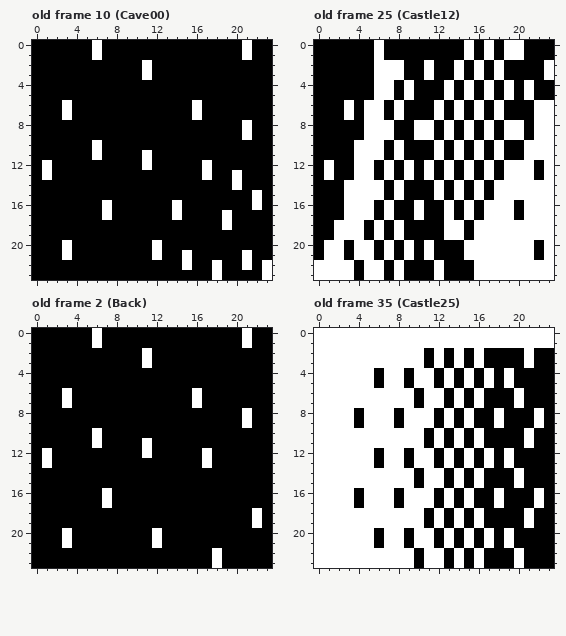
Pixel-art file -- res/images/tileset.ase. Above, as it was before the edit.
24x24 pixels, 52 frames. Shown: old frame 10 (Cave00), old frame 25 (Castle12), old frame 2 (Back), old frame 35 (Castle25). The commit also changed other frames, which this record leaves out.
New version:
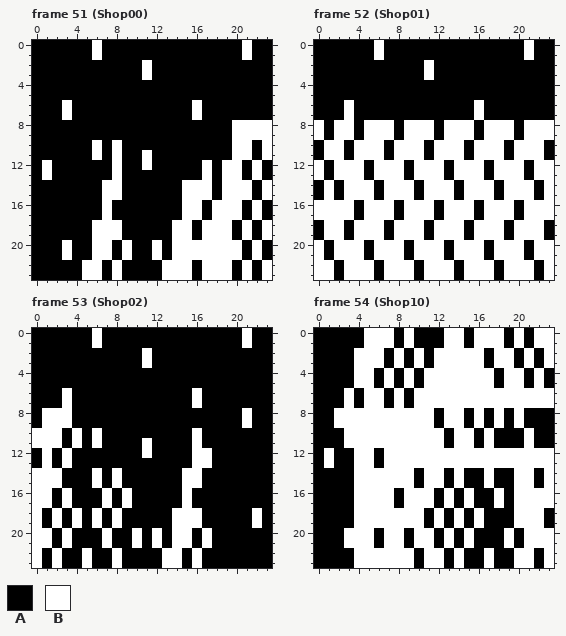
Palette (. is transparent): A #000000  B #ffffff
A new or re-ordered frame is compared with the old frame closest to it.
Changes in this commit:
frames 52 -> 60
Frame 51 (Shop00) is new; against old frame 10 (Cave00), layer "Layer 2":
y 8..9: x 20 A -> B; x 22..23 AA -> BB
y 10..11: x 8 A -> B; x 20..21 AA -> BB; x 23 A -> B
y 12: x 8 A -> B; x 19..20 AA -> BB; x 22 A -> B
y 13: x 8 A -> B; x 19 A -> B; x 22 A -> B
y 14: x 7..8 AA -> BB; x 15..17 AAA -> BBB; x 19 A -> B; x 21 A -> B; x 23 A -> B
y 15: x 7..8 AA -> BB; x 15..17 AAA -> BBB; x 19..23 AAABA -> BBBAB
y 16: x 14..16 BAA -> ABB; x 18..20 AAA -> BBB
y 17: x 14..16 BAA -> ABB; x 18 A -> B; x 20 A -> B; x 22 A -> B
y 18: x 6..8 AAA -> BBB; x 14..15 AA -> BB; x 17..18 AA -> BB; x 21 A -> B; x 23 A -> B
y 19: x 6..8 AAA -> BBB; x 14..15 AA -> BB; x 17..19 AAA -> BBB; x 21 A -> B; x 23 A -> B
y 20: x 6..7 AA -> BB; x 9 A -> B; x 14..20 AAAAAAA -> BBBBBBB; x 22 A -> B
y 21: x 6..7 AA -> BB; x 9 A -> B; x 14 A -> B; x 16..22 AAAAABA -> BBBBBAB
y 22: x 5..6 AA -> BB; x 8 A -> B; x 13..14 AA -> BB; x 17 A -> B; x 19 A -> B
y 23: x 5..6 AA -> BB; x 8 A -> B; x 13..15 AAA -> BBB; x 17 A -> B; x 19 A -> B; x 21 A -> B
Frame 52 (Shop01) is new; against old frame 25 (Castle12), layer "Layer 2":
y 0..1: x 15 B -> A; x 17 B -> A; x 19..21 BBA -> AAB
y 2..3: x 6..8 BBB -> AAA; x 14 B -> A; x 16 B -> A; x 18 B -> A; x 23 B -> A
y 4..5: x 6..7 BB -> AA; x 9 B -> A; x 13 B -> A; x 15 B -> A; x 17 B -> A; x 19 B -> A; x 21 B -> A
y 6..7: x 5..6 BB -> AA; x 8 B -> A; x 12 B -> A; x 14 B -> A; x 18 B -> A; x 22..23 BB -> AA
y 8..9: x 0 A -> B; x 2..3 AA -> BB; x 9 A -> B; x 14 A -> B; x 18 A -> B; x 20..21 BA -> AB
y 10..11: x 1..2 AA -> BB; x 9..10 AA -> BB; x 13 A -> B; x 17 A -> B; x 20 A -> B; x 23 B -> A
y 12..13: x 0..3 ABAA -> BABB; x 5..6 BA -> AB; x 8..10 ABA -> BAB; x 12..14 ABA -> BAB; x 16..18 ABA -> BAB; x 21..22 BA -> AB
y 14..15: x 1 A -> B; x 6..7 BA -> AB; x 9 A -> B; x 11 A -> B; x 13..15 ABA -> BAB; x 17..18 AB -> BA; x 22 B -> A
y 16..17: x 0..2 AAA -> BBB; x 4 B -> A; x 6 A -> B; x 9 A -> B; x 11 A -> B; x 14 A -> B
y 18..19: x 1 A -> B; x 3 B -> A; x 5 A -> B; x 9..10 AA -> BB; x 12 A -> B; x 19 B -> A; x 23 B -> A
y 20..21: x 0..1 AB -> BA; x 3 A -> B; x 5..6 BA -> AB; x 8..10 ABA -> BAB; x 12 A -> B; x 14 A -> B; x 17 B -> A; x 21..22 BA -> AB
y 22..23: x 2 B -> A; x 4 A -> B; x 6..7 BA -> AB; x 9 A -> B; x 11 A -> B; x 13 A -> B; x 15 A -> B; x 18 B -> A; x 22 B -> A
Frame 53 (Shop02) is new; against old frame 2 (Back), layer "Layer 2":
y 8..9: x 1..3 AAA -> BBB
y 10..11: x 0..2 AAA -> BBB; x 4 A -> B; x 16 A -> B
y 12..13: x 3 A -> B; x 16 A -> B
y 14..15: x 0..2 AAA -> BBB; x 6 A -> B; x 8 A -> B; x 15..16 AA -> BB
y 16..17: x 0..1 AA -> BB; x 3 A -> B; x 9 A -> B; x 15 A -> B
y 18..19: x 0 A -> B; x 2 A -> B; x 4 A -> B; x 6 A -> B; x 8 A -> B; x 14..16 AAA -> BBB
y 20..21: x 0..1 AA -> BB; x 7 A -> B; x 10 A -> B; x 14..15 AA -> BB; x 17 A -> B
y 22..23: x 0 A -> B; x 2 A -> B; x 5 A -> B; x 8 A -> B; x 13..14 AA -> BB; x 16 A -> B; x 18 B -> A
Frame 54 (Shop10) is new; against old frame 35 (Castle25), layer "Layer 2":
y 0..1: x 0..4 BBBBB -> AAAAA; x 8 B -> A; x 10..12 BBB -> AAA; x 15 B -> A; x 19 B -> A; x 21 B -> A
y 2..3: x 0..3 BBBB -> AAAA; x 7 B -> A; x 9 B -> A; x 13 A -> B; x 15 A -> B; x 18..19 AA -> BB; x 23 A -> B
y 4..5: x 0..3 BBBB -> AAAA; x 8..10 BAB -> ABA; x 12 A -> B; x 14 A -> B; x 16 A -> B; x 20 A -> B; x 22 A -> B
y 6..7: x 0..2 BBB -> AAA; x 4 B -> A; x 7 B -> A; x 9..10 BA -> AB; x 13 A -> B; x 15 A -> B; x 17..19 AAA -> BBB; x 21..23 AAA -> BBB
y 8..9: x 0..1 BB -> AA; x 4 A -> B; x 8 A -> B; x 14..16 ABA -> BAB; x 20 A -> B; x 22 B -> A
y 10..11: x 0..2 BBB -> AAA; x 11 A -> B; x 15..17 ABA -> BAB
y 12..13: x 0 B -> A; x 2..3 BB -> AA; x 9 A -> B; x 12 A -> B; x 14 A -> B; x 16 A -> B; x 18 A -> B; x 20..23 AAAA -> BBBB
y 14..15: x 0..3 BBBB -> AAAA; x 16..17 BA -> AB; x 21 A -> B; x 23 A -> B
y 16..17: x 0..4 BBBBA -> AAAAB; x 20..21 AA -> BB; x 23 A -> B
y 18..19: x 0..3 BBBB -> AAAA; x 20 A -> B; x 22 A -> B
y 20..21: x 0..2 BBB -> AAA; x 17 B -> A; x 21..23 AAA -> BBB
y 22..23: x 0..3 BBBB -> AAAA; x 16..17 BA -> AB; x 21 A -> B; x 23 A -> B
Where, in picture pixels (left, top, right, bottom), the same in both pictures:
changed: (82, 120, 272, 280)
changed: (314, 40, 554, 280)
changed: (32, 408, 222, 568)
changed: (314, 328, 554, 568)
